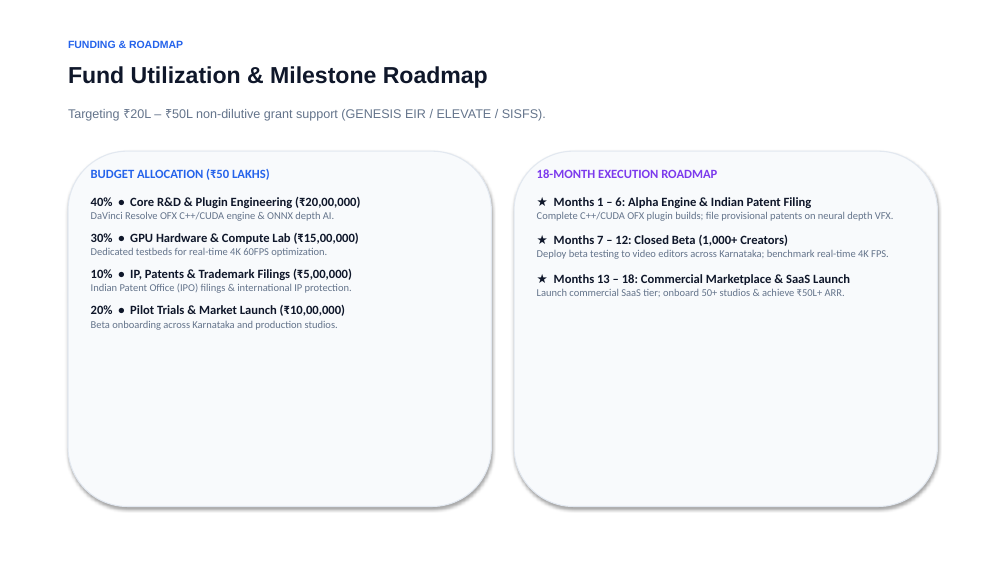
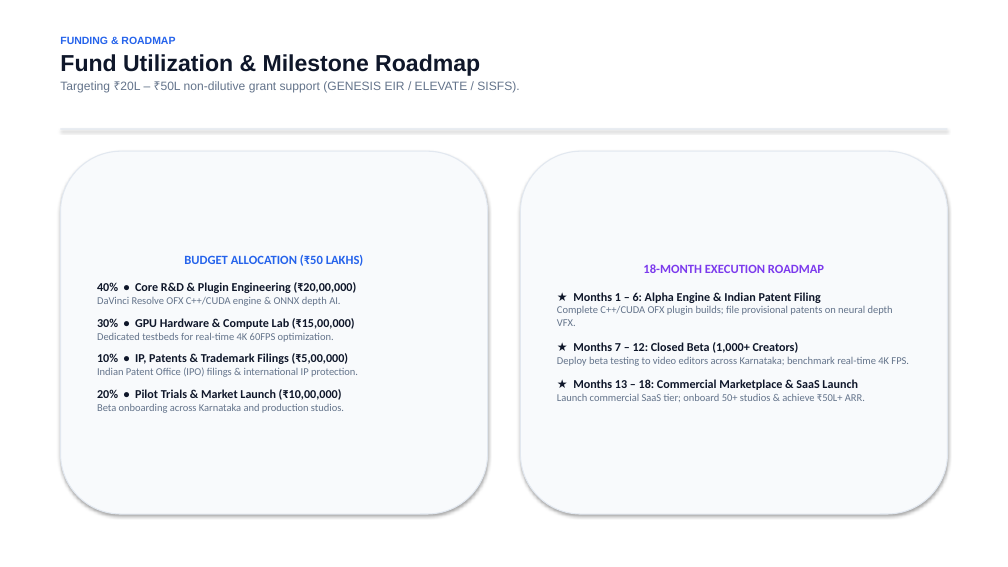
Before and after one commit to hrlpavan/hrl-international-website-, a slide deck: slide 9 of HRL_International_Pitch_Deck.pptx. Drawn at 1008x567 pixels with LibreOffice and Linux fonts; fonts in the diff are those of the drawing. Boxes give left, top, right and bottom in pixels: in the first picture for what was removed or moved away, otherwise in the second. Text is boxed around its words. In the diff, an @@ line names an element or a change of style, - is before the commit and + after.

Commit message:
Fix layout overlap: restructure all slides into clean, non-overlapping cards

```diff
--- a/HRL_International_Pitch_Deck.pptx
+++ b/HRL_International_Pitch_Deck.pptx
@@ rectangle removed at [0,0,1008,567] @@
@@ text at [60,36,480,76]: paragraphs added @@
+FUNDING & ROADMAP
+Fund Utilization & Milestone Roadmap
@@ text "FUNDING & ROADMAP": place and size @@
-text "FUNDING & ROADMAP" at [68,109,546,121]
+text "FUNDING & ROADMAP" at [60,36,519,93]
@@ text removed at [68,40,183,48] @@
-FUNDING & ROADMAP
@@ text at [60,81,519,93]: size 12 to 11.5 pt in "Targeting ₹20L – ₹50L non-dilutive grant support ..." @@
@@ text removed at [68,66,488,88] @@
-Fund Utilization & Milestone Roadmap
@@ rectangle added at [60,129,948,129], fill #E2E8F0 @@
@@ rounded rectangle "BUDGET ALLOCATION (₹50 LAKHS)": place and size @@
-rounded rectangle "BUDGET ALLOCATION (₹50 LAKHS)" at [91,169,360,330]
+rounded rectangle "BUDGET ALLOCATION (₹50 LAKHS)" at [60,151,488,514]
@@ rounded rectangle "BUDGET ALLOCATION (₹50 LAKHS)" at [60,151,488,514]: vertical alignment top to middle; fill none to #F8FAFC; outline none to #E2E8F0 1 pt; shadow on @@
@@ rounded rectangle removed at [68,151,492,507] @@
@@ rounded rectangle removed at [514,151,938,507] @@
@@ rounded rectangle "18-MONTH EXECUTION ROADMAP" at [520,151,948,514]: vertical alignment top to middle; fill none to #F8FAFC; outline none to #E2E8F0 1 pt; shadow on @@
@@ rounded rectangle "18-MONTH EXECUTION ROADMAP": place and size @@
-rounded rectangle "18-MONTH EXECUTION ROADMAP" at [537,169,894,297]
+rounded rectangle "18-MONTH EXECUTION ROADMAP" at [520,151,948,514]
@@ text in rounded rectangle at [97,255,364,400]: size 12 to 11.5 pt in "40% • Core R&D & Plugin Engineering ...", "30% • GPU Hardware & Compute Lab ...", "10% • IP, Patents & Trademark Filings ...", "20% • Pilot Trials & Market Launch ..."; alignment left to centre @@
@@ text in rounded rectangle at [573,264,858,390]: size 12 to 11.5 pt in "★ Months 1 – 6: Alpha Engine ...", "★ Months 7 – 12: Closed Beta ...", "★ Months 13 – 18: Commercial Marketplace ..."; alignment left to centre @@
```
Also in this commit, not shown: 9 other slides changed.
